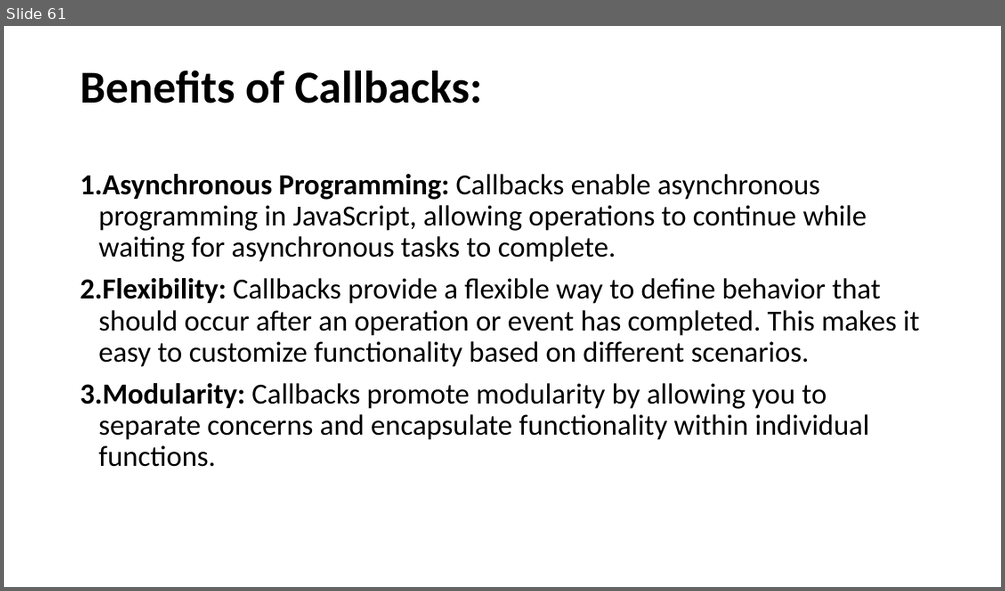
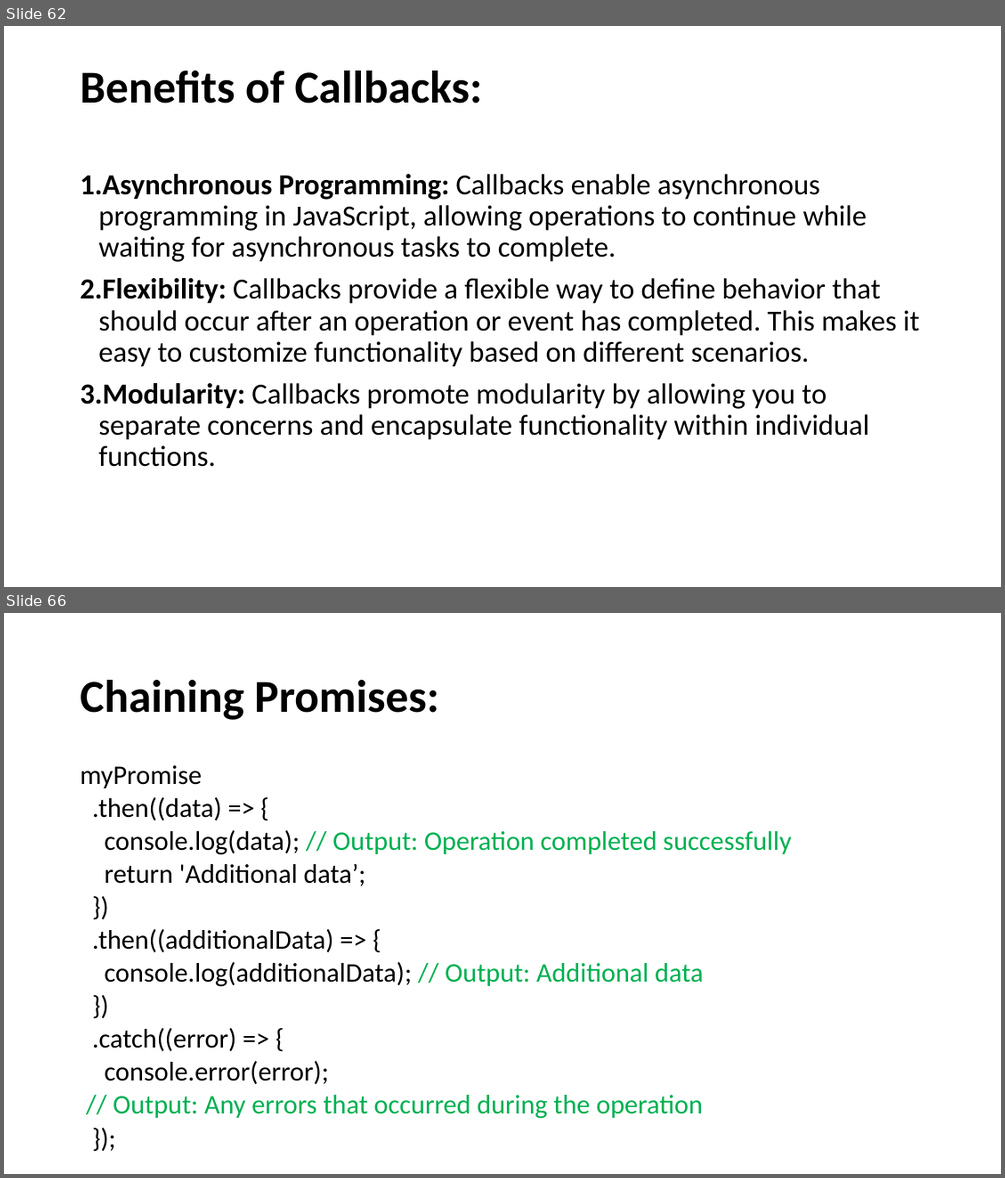
Before and after one commit to SethLK/JavaScript-Wizard-Course-for-Beginners, a slide deck: JavaScript Master Course for Beginners.pptx. Shown one above the other, each under a label of ours: slide 61 before the commit, slides 62 and 66 after it; the slides between them are not shown. The pictures are 1005x591 and 1005x1178 pixels, drawn with LibreOffice and Linux fonts; fonts in the diff are those of the drawing. Boxes give left, top, right and bottom in pixels: in the first picture for what was removed or moved away, otherwise in the second. Text is boxed around its words. In the diff, an @@ line names an element or a change of style, - is before the commit and + after.

```diff
--- a/JavaScript Master Course for Beginners.pptx
+++ b/JavaScript Master Course for Beginners.pptx
@@ slide 66 added at <box>4,613,1001,1174</box>, background #FFFFFF @@
@@ title added at <box>80,680,439,720</box>, 44 pt, text #000000, bold @@
+Chaining Promises:
@@ text added at <box>80,765,791,1119</box>, 25.9 pt, text #000000 @@
+myPromise
+.then((data) => {
+console.log(data); // Output: Operation completed successfully
+return 'Additional data’;
+})
+.then((additionalData) => {
+console.log(additionalData); // Output: Additional data
+})
+.catch((error) => {
+console.error(error);
+// Output: Any errors that occurred during the operation
+});
@@ what was slide 61 is now slide 62 @@
```
Also in this commit, not shown: 9 slides changed, 14 other slides added.
